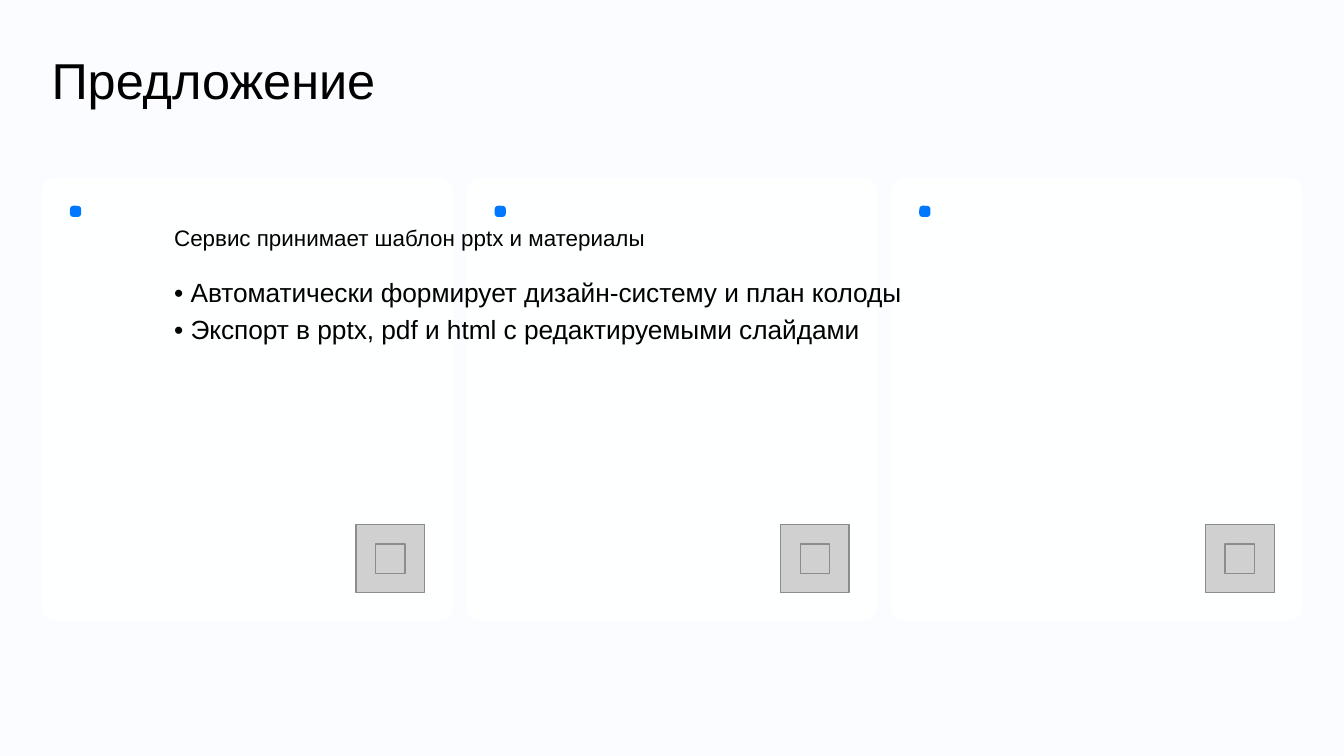
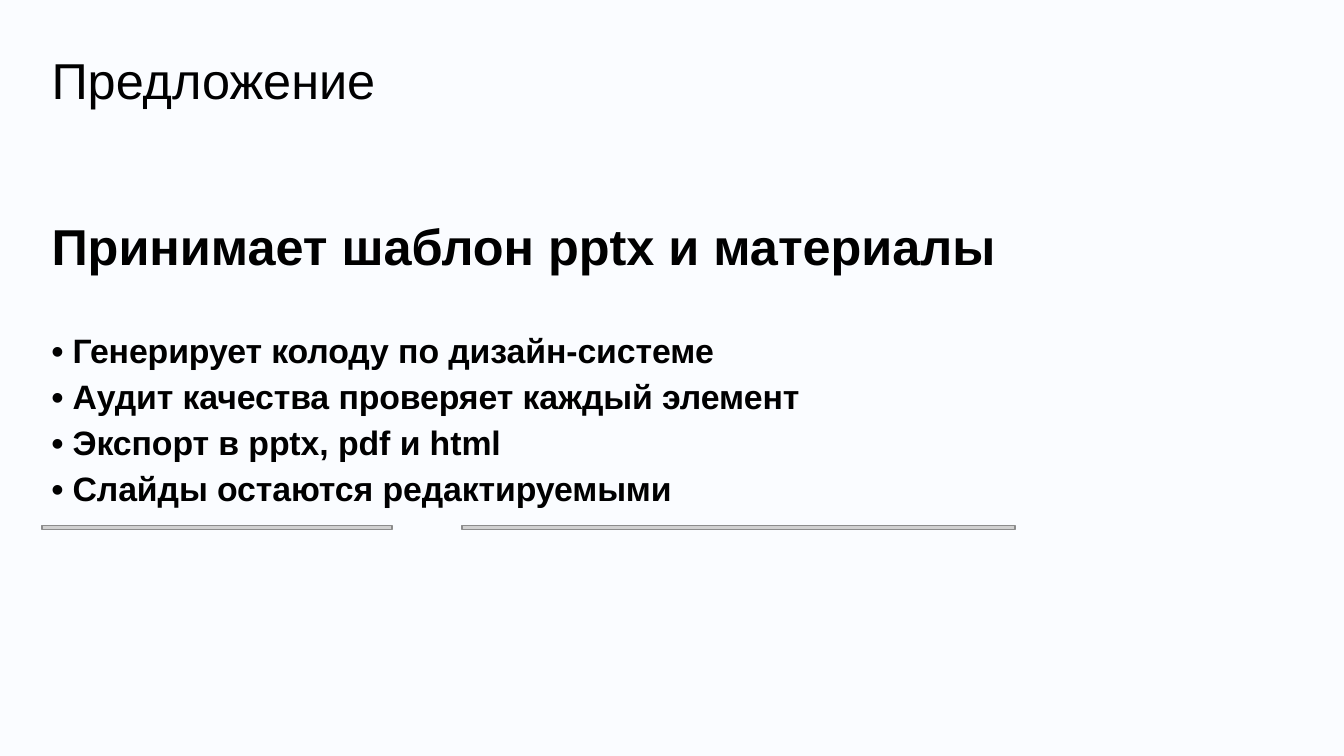
Before and after one commit to DiFoxenGit/-VKTechHackathon, a slide deck: slide 3 of samples/VK_Tech_шаблон__focus.pptx. Drawn at 1344x756 pixels with LibreOffice and Linux fonts; fonts in the diff are those of the drawing; grey boxes stand for pictures; background and template pictures are left out. Boxes give left, top, right and bottom in pixels: in the first picture for what was removed or moved away, otherwise in the second. Text is boxed around its words. In the diff, an @@ line names an element or a change of style, - is before the commit and + after.

```diff
--- a/samples/VK_Tech_шаблон__focus.pptx
+++ b/samples/VK_Tech_шаблон__focus.pptx
@@ rounded rectangle removed at bbox=[42, 177, 453, 621] @@
@@ rounded rectangle removed at bbox=[466, 177, 878, 621] @@
@@ rounded rectangle removed at bbox=[891, 177, 1302, 621] @@
@@ rounded rectangle removed at bbox=[70, 206, 81, 216] @@
@@ rounded rectangle removed at bbox=[495, 206, 505, 216] @@
@@ rounded rectangle removed at bbox=[919, 206, 930, 216] @@
@@ text at bbox=[52, 228, 995, 275]: text changed; size 12 to 27.1 pt; bold on @@
-Сервис принимает шаблон pptx и материалы
+Принимает шаблон pptx и материалы
@@ text removed at bbox=[191, 282, 901, 345] @@
-• Автоматически формирует дизайн‑систему и план колоды
-• Экспорт в pptx, pdf и html с редактируемыми слайдами
@@ text added at bbox=[73, 338, 799, 508], 18 pt, text #000000, bold @@
+• Генерирует колоду по дизайн‑системе
+• Аудит качества проверяет каждый элемент
+• Экспорт в pptx, pdf и html
+• Слайды остаются редактируемыми
@@ picture added at bbox=[42, 526, 391, 530] @@
@@ picture removed at bbox=[356, 524, 425, 593] @@
@@ picture added at bbox=[462, 526, 1015, 530] @@
@@ picture removed at bbox=[781, 524, 849, 593] @@
@@ picture removed at bbox=[1206, 524, 1274, 593] @@
@@ picture removed at bbox=[376, 544, 406, 574] @@
@@ picture removed at bbox=[800, 544, 829, 574] @@
@@ picture removed at bbox=[1224, 544, 1254, 574] @@
```
Also in this commit, not shown: 3 other slides changed, 5 slides added, 5 slides removed, 27 other files.
